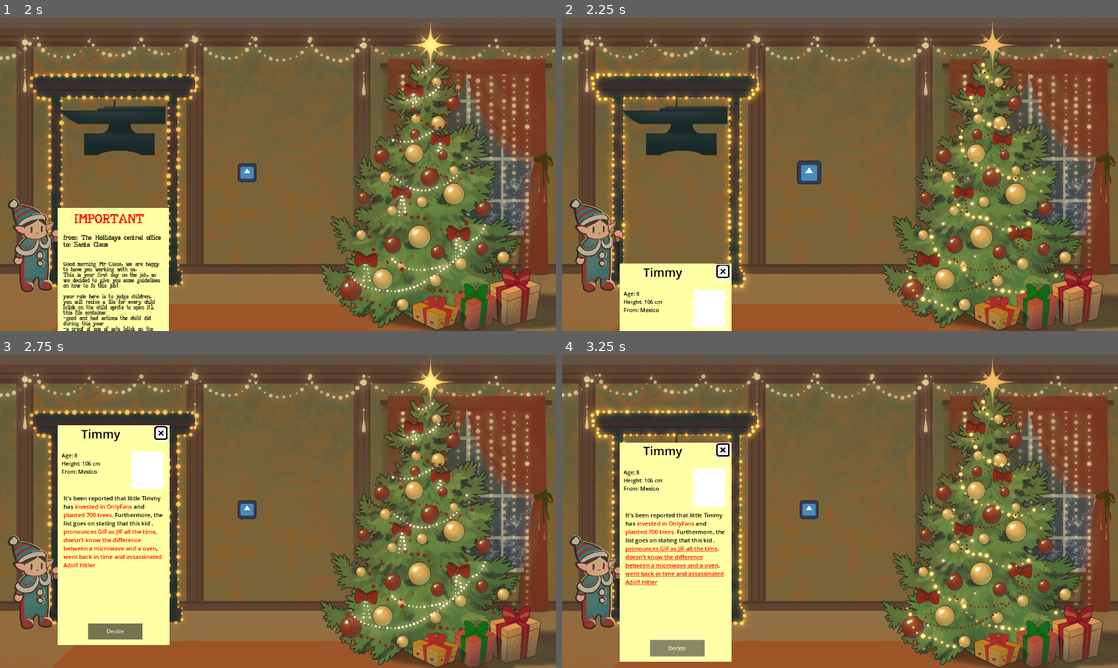
Above: before the commit, frames 1-4 (two rows, left to right).
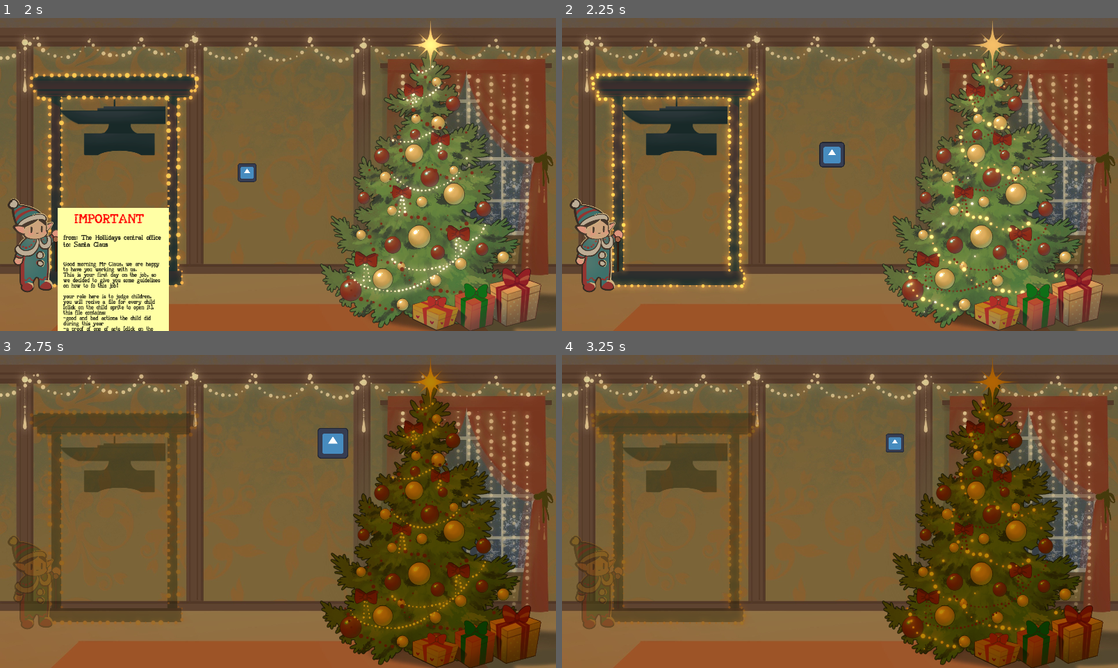
Above: after the commit, the same moments.

Repository: Zapzoop/chritmasgamejam
Game: Godot game, scene res://main_menu/mainmenu.tscn
Two runs of this game, one before a commit and one after it. Both use one fixed random seed, a clock stepped at 60 frames per second and the inputs below. The engine's default icon, where the game draws it, is replaced by a stand-in: a white triangle on a blue panel in a dark square.
Inputs (mouse positions are in pixels of both pictures, inside the frame that each line leads up to):
- Up to frame 1 (2 s): click "Start" at 0.5 s; click "Let's Play" at 1.25 s
- Up to frame 2 (2.25 s): drag from (806, 171) to (895, 105) at 2.02 s
- Up to frame 3 (2.75 s): no input
- Up to frame 4 (3.25 s): click (678, 630) at 2.75 s, where only the run before the commit has a clickable "Decide"

Frame 1 is identical in both runs. In frame 2, 5.0% of the frame differs, in the area x 10-51%, y 39-100%; in frame 3, 37%, in the area x 1-98%, y 0-100%; in frame 4, 37%.

Commit message:
New Drag And Drop

Diff:
--- a/character/child/child.gd
+++ b/character/child/child.gd
@@ -2,10 +2,18 @@
 
 var draggable = false
 var can_drag = false
-var can_show = false
+
+var can_move = false
+var is_moving = false
+
+
+var is_inside_dropable = false
+var can_drop = false
+
+var inside
 
 var body_ref
-var is_inside_dropable = false
+
 var initialPos : Vector2
 
 var child_score = 0
@@ -21,54 +29,94 @@
 	report.parent = self
 	report.create_child()
 
+func _physics_process(delta):
+	#print("Can move "+ str(can_move))
+	#print("is_inside_dropable " + str(is_inside_dropable))
+	#print("can_drop " + str(can_drop))
+	if Input.is_action_just_pressed("click") and can_move:
+		initialPos = self.global_position
+		is_moving = true
+	elif Input.is_action_pressed("click") and is_moving:
+		global_position = lerp(global_position, get_global_mouse_position(),25*delta)
+	elif Input.is_action_just_released("click") and is_moving:
+		if is_inside_dropable:
+			put_on_anvil()
+		#	global_position = lerp(global_position,body_ref.global_position,10*delta)
+		else:
+			reset()
+		is_moving = false
+
+	#elif is_inside_dropable and can_move and can_drop:
+	#	global_position = lerp(global_position,body_ref.position,10*delta)
+	#elif can_drop:
+	#	global_position = lerp(global_position,initialPos,10*delta)
+func put_on_anvil():
+	pass
+
+func reset():
+	var tween = get_tree().create_tween()
+	tween.tween_property(self,"global_position",Vector2(512,320),0.2).set_ease(Tween.EASE_OUT)
+	#global_position = lerp(global_position,,10*delta)
+
+#func _input(event):
+#	if event is InputEventMouseButton:
+#		if event.button_index == MOUSE_BUTTON_LEFT and not event.pressed:
+#			can_move = false
+#			can_drop = true
+
 func _process(_delta):
-	if Input.is_action_just_pressed("click") and !verdictdone and can_show:
-		anim.play("open")
-		report.visible = true
-	if can_drag:
-		if Input.is_action_just_pressed("click"):
-			initialPos = global_position
-			offset = get_global_mouse_position() - global_position
-		if Input.is_action_pressed("click"):
-			global_position = get_global_mouse_position() - offset
-		elif Input.is_action_just_released("click"):
-			var tween = get_tree().create_tween()
-			if is_inside_dropable:
-				tween.tween_property(self,"global_position",body_ref.position,0.2).set_ease(Tween.EASE_OUT)
-				if self.is_in_group("anvil"):
-					if (self.global_position.x < $/root/Level/center.global_position.x):
-						Global.emit_signal("playkillanvil")
-						self.free()
-						print("right")
-						Global.score += 5
-						Global.emit_signal("moveforward")
-					else:
-						Global.emit_signal("gameover")
-				else:
-					if ((self.child_score > 0) and (self.global_position.x > $/root/Level/center.global_position.x)) or ((self.child_score < 0) and (self.global_position.x < $/root/Level/center.global_position.x)):
-						if self.global_position.x < $/root/Level/center.global_position.x:
-							Global.emit_signal("playkillchild")
-						self.free()
-						print("right")
-						Global.score += 5
-						Global.emit_signal("moveforward")
-					else:
-						Global.emit_signal("gameover")
-			else:
-				tween.tween_property(self,"global_position",initialPos,0.2).set_ease(Tween.EASE_OUT)
+	#if Input.is_action_just_pressed("click") and !verdictdone and can_show:
+	#	anim.play("open")
+	#	report.visible = true
+	#if can_drag:
 
+	#	if Input.is_action_just_pressed("click"):
+	#		initialPos = global_position
+	#		offset = get_global_mouse_position() - global_position
+	#	elif Input.is_action_pressed("click"):
+	#		global_position = get_global_mouse_position() - offset
+	#	elif Input.is_action_just_released("click"):
+	#		print("clicked to drag")
+			#var tween = get_tree().create_tween()
+	#		if is_inside_dropable:
+	#			if self.is_in_group("anvil"):
+	#				if (self.global_position.x < $/root/Level/center.global_position.x):
+	#					Global.emit_signal("playkillanvil")
+	#					self.free()
+	#					print("right")
+	#					Global.score += 5
+	#					Global.emit_signal("moveforward")
+	#				else:
+	#					self.free()
+	#					Global.emit_signal("gameover")
+	#			else:
+	#				if ((self.child_score > 0) and (self.global_position.x > $/root/Level/center.global_position.x)) or ((self.child_score < 0) and (self.global_position.x < $/root/Level/center.global_position.x)):
+	#					print("First Layer")
+	#					if self.global_position.x < $/root/Level/center.global_position.x:
+	#						Global.emit_signal("playkillchild")
+	#					self.free()
+	#					print("right")
+	#					Global.score += 5
+	#					Global.emit_signal("moveforward")
+	#				else:
+	#					self.free()
+	#					Global.emit_signal("gameover")
+			#else:
+			#	tween.tween_property(self,"global_position",initialPos,0.2).set_ease(Tween.EASE_OUT)
+			pass
 
 func _on_area_2d_mouse_entered():
-	can_show = true
+	can_move = true
 	var tween = get_tree().create_tween()
 	tween.tween_property($Sprite2D,"scale",Vector2(0.5,0.5),0.2).set_ease(Tween.EASE_IN)
 
 func _on_area_2d_mouse_exited():
-	can_show = false
+	can_move = false
 	var tween = get_tree().create_tween()
 	tween.tween_property($Sprite2D,"scale",Vector2(0.3,0.3),0.2).set_ease(Tween.EASE_OUT)
 
-func _on_area_2d_body_entered(body:StaticBody2D):
+func _on_area_2d_body_entered(body):
+	#print("entered")
 	if body.is_in_group("dropable"):
 		is_inside_dropable = true
 		if body.is_in_group("gullotine"):
@@ -79,6 +127,7 @@
 		body_ref = body
 
 func _on_area_2d_body_exited(body):
+	#print("exited")
 	if body.is_in_group("dropable"):
 		is_inside_dropable = false
 		if body.is_in_group("gullotine"):
--- a/character/child/child.tscn
+++ b/character/child/child.tscn
@@ -32,8 +32,6 @@
 offset_top = 664.0
 offset_bottom = 663.999
 
-[connection signal="mouse_entered" from="." to="." method="_on_mouse_entered"]
-[connection signal="mouse_exited" from="." to="." method="_on_mouse_exited"]
 [connection signal="body_entered" from="Area2D" to="." method="_on_area_2d_body_entered"]
 [connection signal="body_exited" from="Area2D" to="." method="_on_area_2d_body_exited"]
 [connection signal="mouse_entered" from="Area2D" to="." method="_on_area_2d_mouse_entered"]
--- a/global/global.gd
+++ b/global/global.gd
@@ -52,7 +52,6 @@
 	pass
 
 func _on_playkillchild():
-	print("signalrecievedtokill")
 	levelins.anvilplayer.play("kill")
 
 func _on_gameover():
--- a/mainlevel/level.gd
+++ b/mainlevel/level.gd
@@ -71,7 +71,5 @@
 		lost = true
 		get_tree().change_scene_to_packed(loose)
 
-
-
 func _on_anvill_animation_finished():
 	$gullotine/anvill.play("idle",0.7)
--- a/mainlevel/level.tscn
+++ b/mainlevel/level.tscn
@@ -89,6 +89,9 @@
 "speed": 5.0
 }]
 
+[sub_resource type="Animation" id="Animation_eua8q"]
+resource_name = "Killplayer"
+
 [sub_resource type="Animation" id="Animation_pyjji"]
 resource_name = "death"
 length = 2.0
@@ -117,9 +120,6 @@
 "values": [Vector2(0.6, 0.6), Vector2(0.8, 0.8)]
 }
 
-[sub_resource type="Animation" id="Animation_eua8q"]
-resource_name = "Killplayer"
-
 [sub_resource type="AnimationLibrary" id="AnimationLibrary_kod8k"]
 _data = {
 "Killplayer": SubResource("Animation_eua8q"),
@@ -147,7 +147,6 @@
 position = Vector2(1016, 272)
 
 [node name="CollisionShape2D" type="CollisionShape2D" parent="presents"]
-visible = false
 position = Vector2(-129.5, 52)
 shape = SubResource("RectangleShape2D_41rdw")
 
@@ -162,7 +161,6 @@
 position = Vector2(216, 264)
 
 [node name="CollisionShape2D" type="CollisionShape2D" parent="gullotine"]
-visible = false
 position = Vector2(20, 72)
 shape = SubResource("RectangleShape2D_2upqx")
 
Not shown, added: export_presets.cfg
